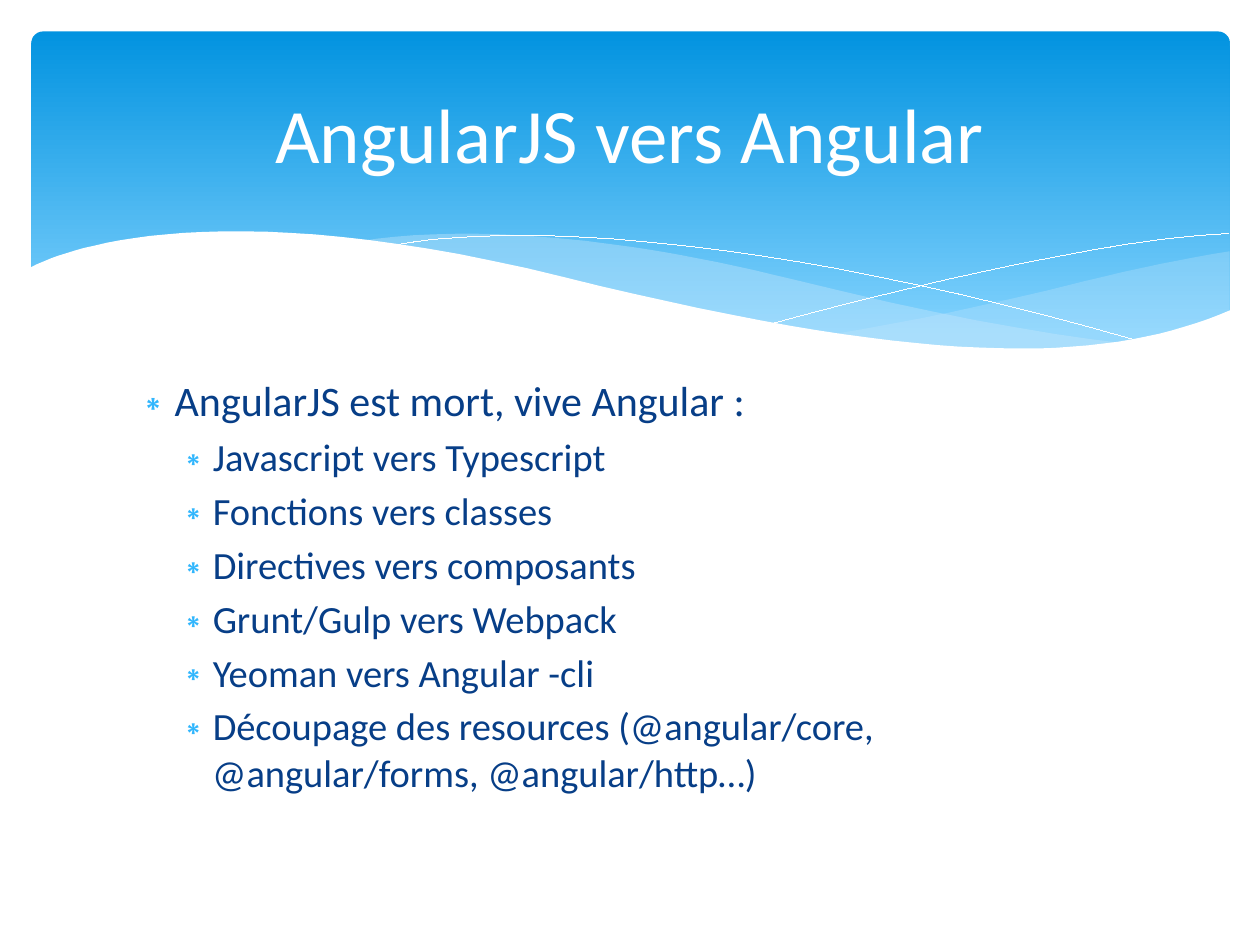
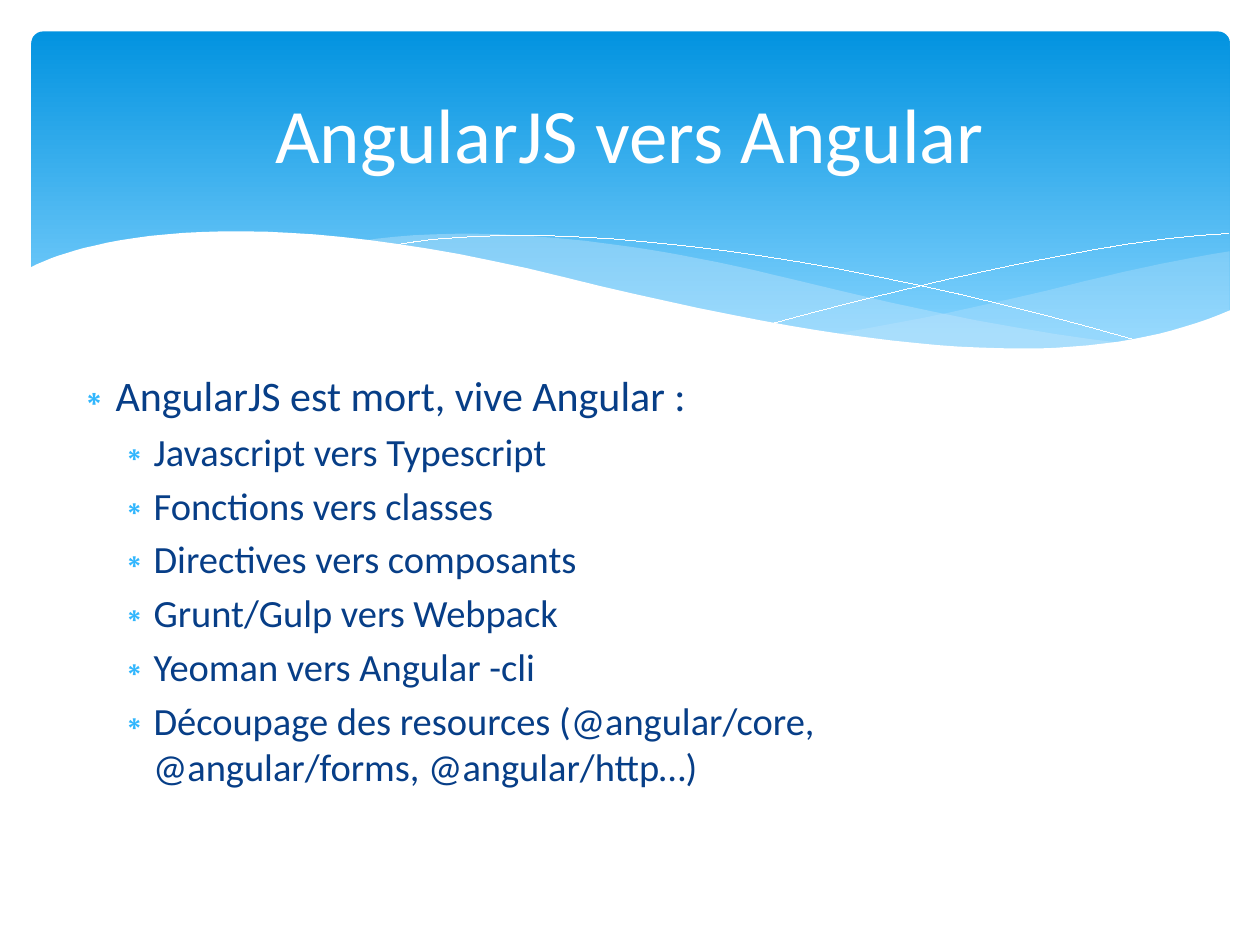
Before and after one commit to dalabord/ng-formation, a slide deck: slide 5 of formation_Angular.pptx. Drawn at 1260x945 pixels with LibreOffice and Linux fonts; fonts in the diff are those of the drawing. Boxes give left, top, right and bottom in pixels: in the first picture for what was removed or moved away, otherwise in the second. Text is boxed around its words. In the diff, an @@ line names an element or a change of style, - is before the commit and + after.

```diff
--- a/formation_Angular.pptx
+++ b/formation_Angular.pptx
@@ text "AngularJS est mort, vive Angular ...": place and size @@
-text "AngularJS est mort, vive Angular ..." at [175, 386, 873, 794]
+text "AngularJS est mort, vive Angular ..." at [116, 381, 814, 788]
```
Also in this commit, not shown: 8 other slides changed, 16 other files.
